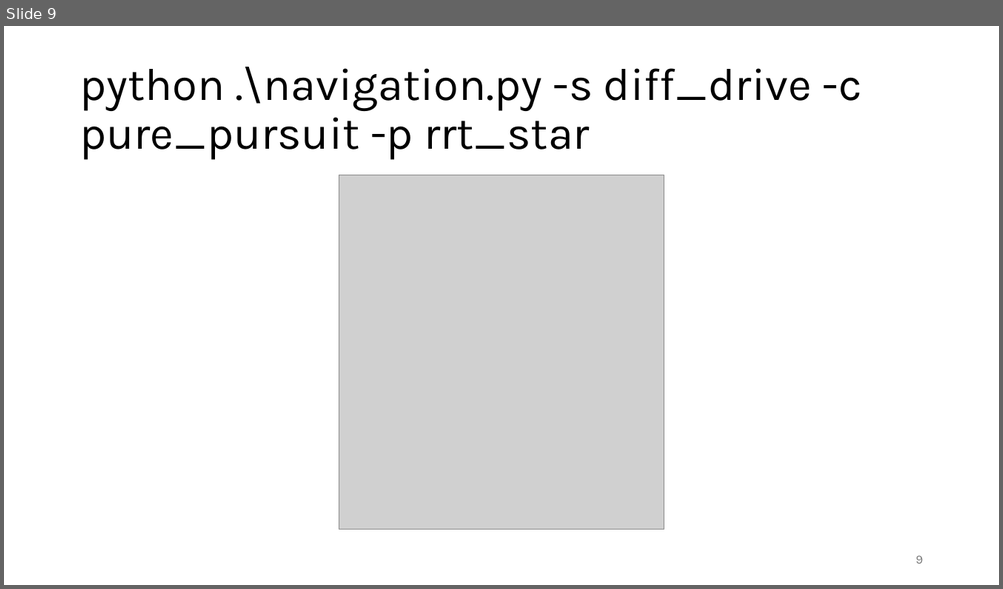
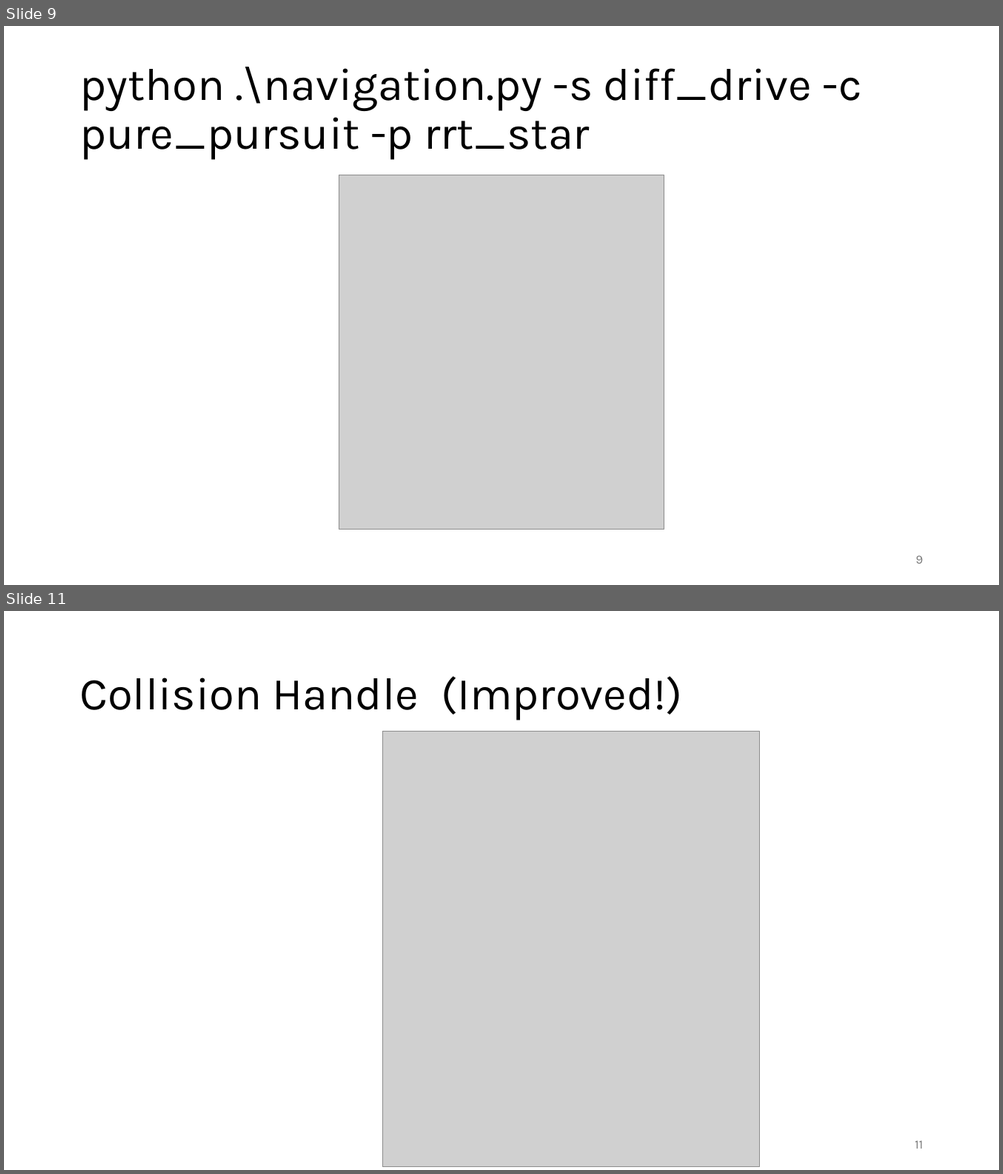
Before and after one commit to Lontoone/NTHU_11202_Car_hw1, a slide deck: HW1_Report.pptx. Shown one above the other, each under a label of ours: slide 9 before the commit, slides 9 and 11 after it; the slides between them are not shown. The pictures are 1003x589 and 1003x1174 pixels, drawn with LibreOffice and Linux fonts; fonts in the diff are those of the drawing; grey boxes stand for pictures. Boxes give left, top, right and bottom in pixels: in the first picture for what was removed or moved away, otherwise in the second. Text is boxed around its words. In the diff, an @@ line names an element or a change of style, - is before the commit and + after.

Commit message:
better collision

```diff
--- a/HW1_Report.pptx
+++ b/HW1_Report.pptx
@@ slide 11 added at [4,611,999,1170], background #FFFFFF @@
@@ title added at [79,676,682,721], 44 pt, text #000000 @@
+Collision Handle (Improved!)
@@ picture added at [382,731,759,1167] @@
@@ page number added at [914,1141,922,1149], 12 pt, text #797979 @@
+11
```
Also in this commit, not shown: 2 slides changed, 2 other files.
